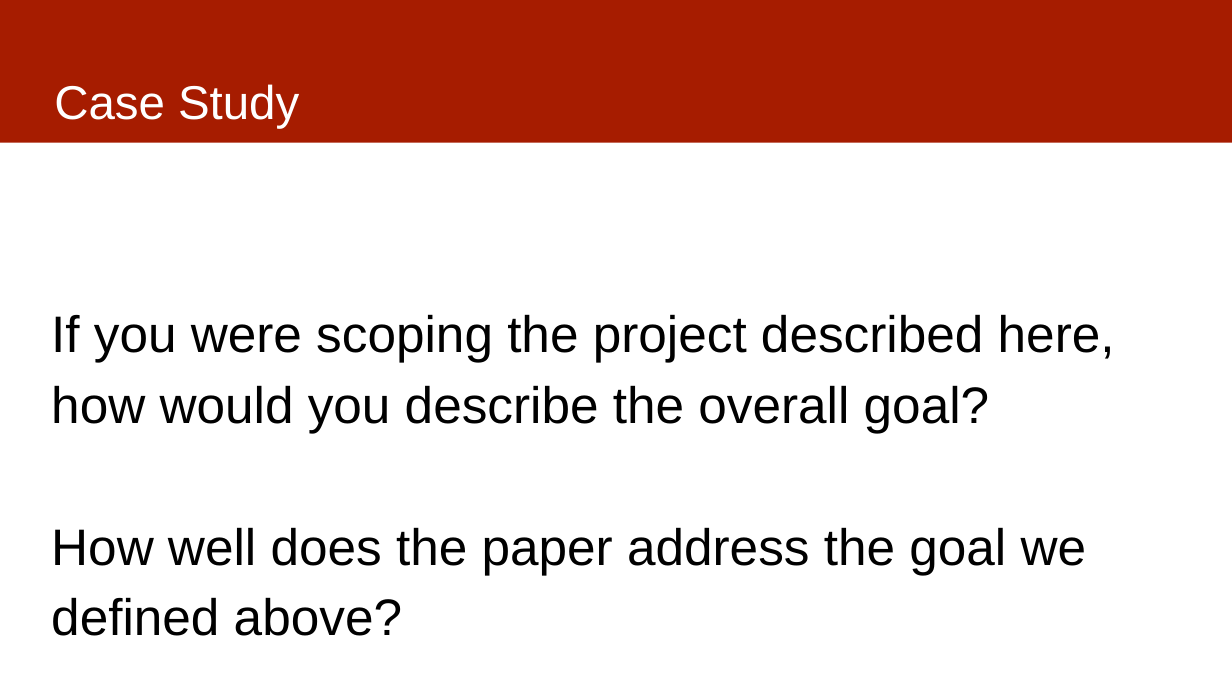
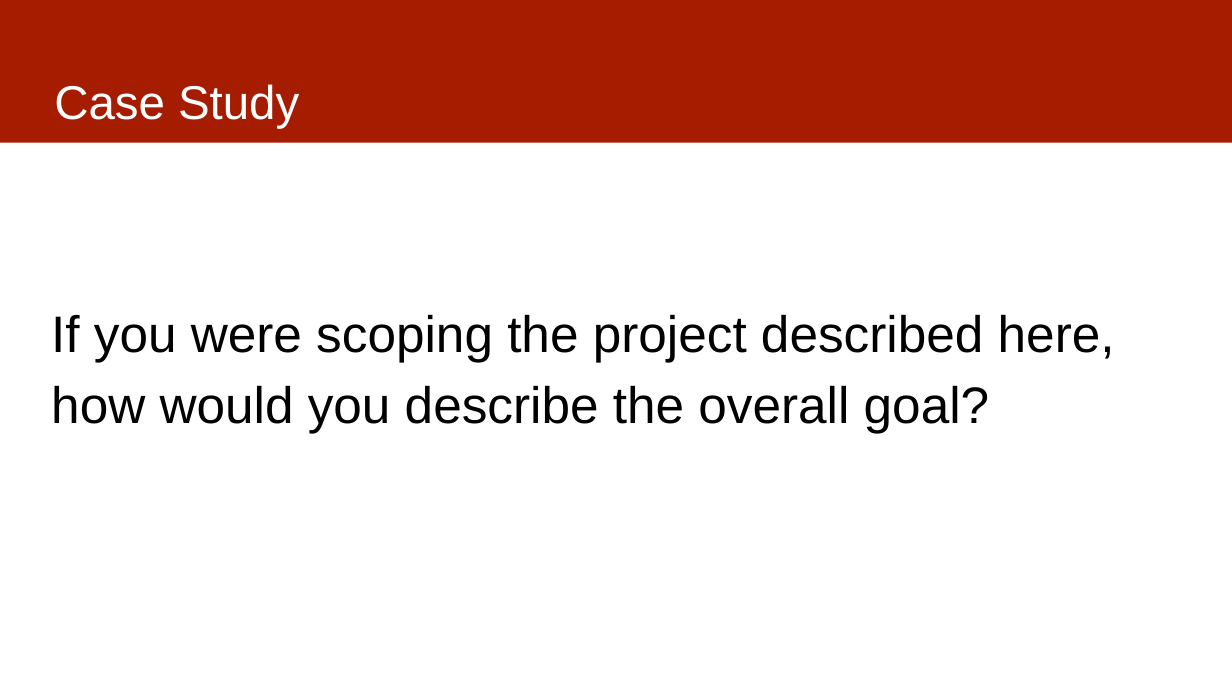
Before and after one commit to dssg/mlforpublicpolicylab, a slide deck: slide 10 of Lectures/03-casestudies.pptx. Drawn at 1232x693 pixels with LibreOffice and Linux fonts; fonts in the diff are those of the drawing. Boxes give left, top, right and bottom in pixels: in the first picture for what was removed or moved away, otherwise in the second. Text is boxed around its words. In the diff, an @@ line names an element or a change of style, - is before the commit and + after.

```diff
--- a/Lectures/03-casestudies.pptx
+++ b/Lectures/03-casestudies.pptx
@@ text at box(51, 527, 1087, 636): paragraph removed @@
-How well does the paper address the goal we defined above?
```
Also in this commit, not shown: 4 other slides changed, 2 slides removed, 1 other file.
